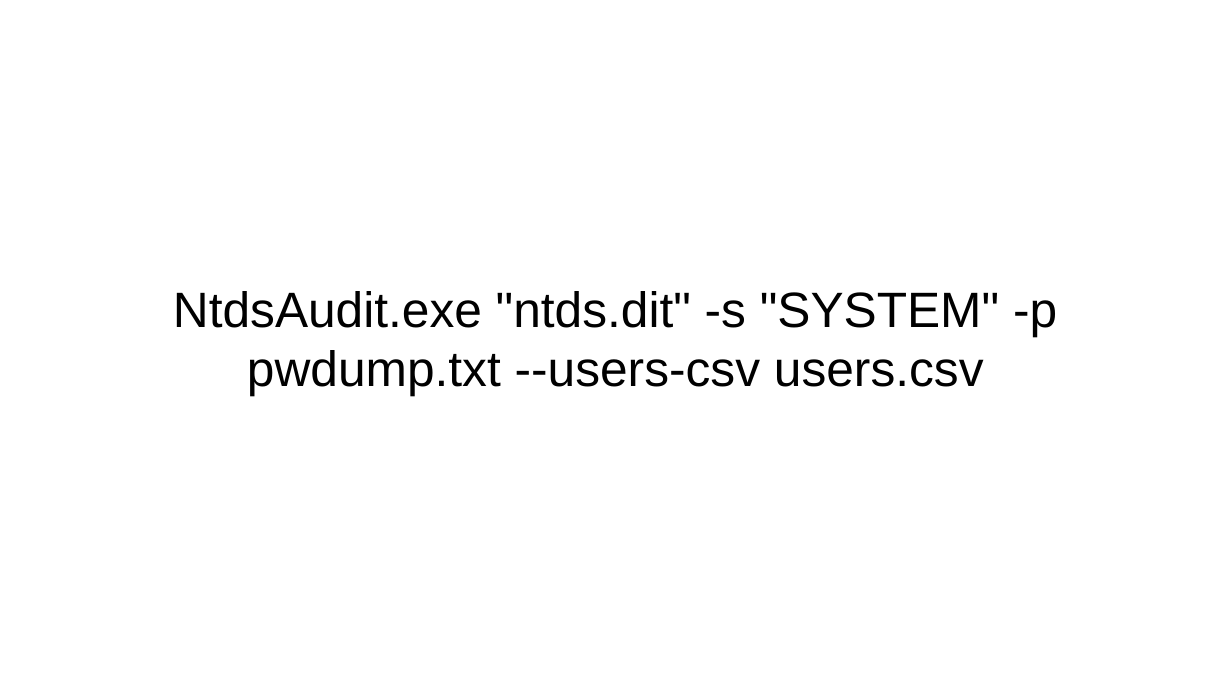
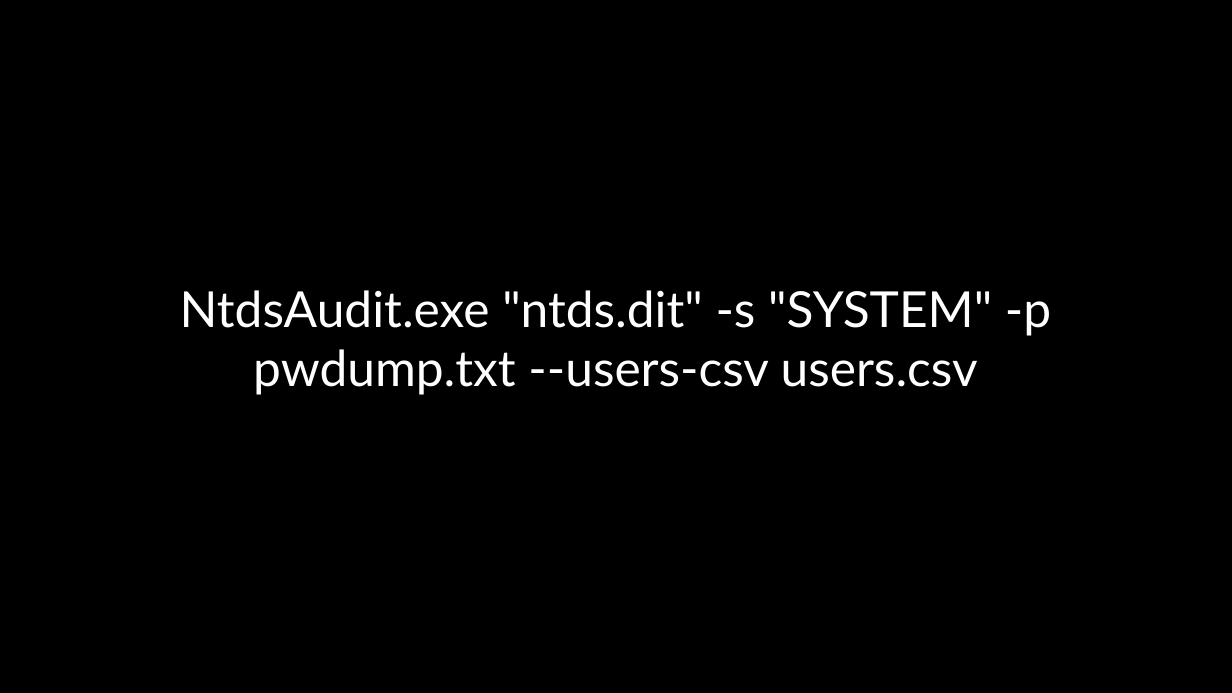
Before and after one commit to theaj42/presentations, a slide deck: slide 21 of AD-password-auditing.odp. Drawn at 1232x693 pixels with LibreOffice and Linux fonts; fonts in the diff are those of the drawing. Boxes give left, top, right and bottom in pixels: in the first picture for what was removed or moved away, otherwise in the second. Text is boxed around its words. In the diff, an @@ line names an element or a change of style, - is before the commit and + after.

Commit message:
Basic formatting

```diff
--- a/AD-password-auditing.odp
+++ b/AD-password-auditing.odp
@@ background #FFFFFF to #000000 @@
@@ title "NtdsAudit.exe "ntds.dit" -s "SYSTEM" -p ...": place and size @@
-title "NtdsAudit.exe "ntds.dit" -s "SYSTEM" -p ..." at [173, 291, 1057, 396]
+title "NtdsAudit.exe "ntds.dit" -s "SYSTEM" -p ..." at [180, 290, 1051, 395]
@@ title "NtdsAudit.exe "ntds.dit" -s "SYSTEM" -p ..." at [180, 290, 1051, 395]: font Arial to Lato, text colour #000000 to #FFFFFF @@
```
Also in this commit, not shown: 49 other slides changed.
